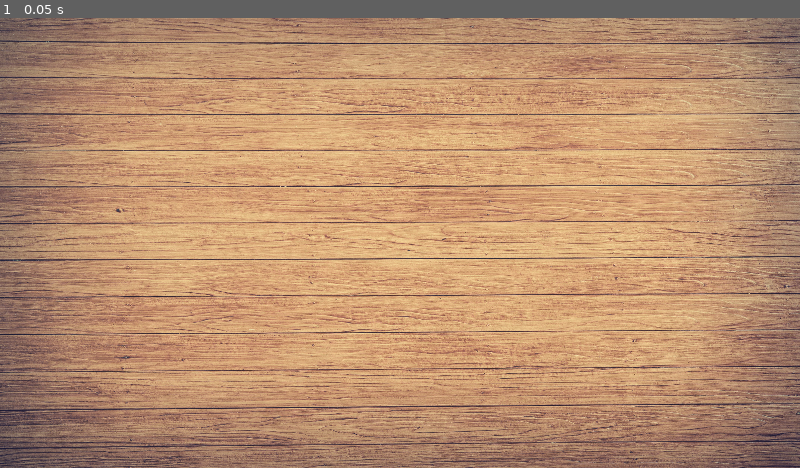
Above: before the commit, frame 1.
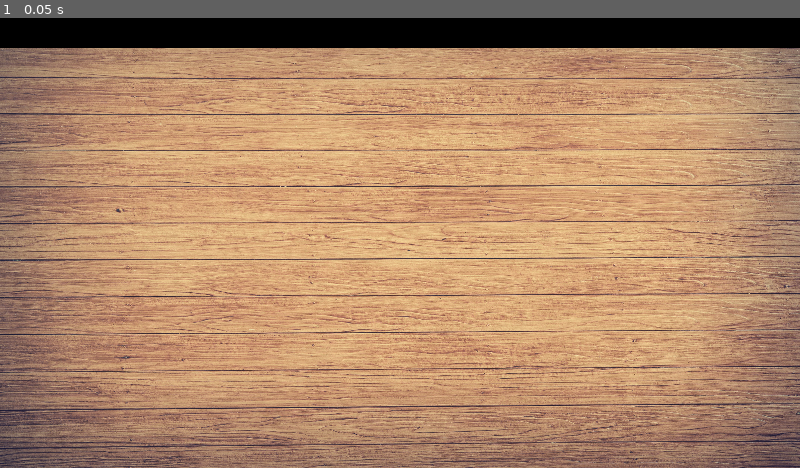
Above: after the commit, the same moment.

Repository: ryanabx/tabletop-engine
Game: Godot game, scene res://src/scenes/screens/tabletop.tscn
The game is run twice, just before and just after one commit, with the same random seed, the same clock (stepped at 60 frames per second) and the same inputs. The project has no main scene, so this scene is started directly. The engine's default icon, where the game draws it, is replaced by a stand-in: a white triangle on a blue panel in a dark square.
Inputs:
- Up to frame 1 (0.05 s): no input

The runs differ from the first frame. In frame 1, 6.7% of the frame differs, in the area x 0-100%, y 0-7%.
Error before the commit: Invalid access to property or key 'name' on a base object of type 'Dictionary'. (res://src/scripts/screens/tabletop.gd:65)
Error after the commit: Invalid access to property or key 'name' on a base object of type 'Dictionary'. (res://src/scripts/screens/tabletop.gd:66)

Commit message:
commmit before all hell breaks loose

Diff:
--- a/project.godot
+++ b/project.godot
@@ -26,6 +26,24 @@
 window/size/resizable=false
 window/stretch/mode="canvas_items"
 
+[input]
+
+game_select={
+"deadzone": 0.5,
+"events": [Object(InputEventMouseButton,"resource_local_to_scene":false,"resource_name":"","device":-1,"window_id":0,"alt_pressed":false,"shift_pressed":false,"ctrl_pressed":false,"meta_pressed":false,"button_mask":0,"position":Vector2(0, 0),"global_position":Vector2(0, 0),"factor":1.0,"button_index":1,"canceled":false,"pressed":false,"double_click":false,"script":null)
+]
+}
+game_menu={
+"deadzone": 0.5,
+"events": [Object(InputEventMouseButton,"resource_local_to_scene":false,"resource_name":"","device":-1,"window_id":0,"alt_pressed":false,"shift_pressed":false,"ctrl_pressed":false,"meta_pressed":false,"button_mask":0,"position":Vector2(0, 0),"global_position":Vector2(0, 0),"factor":1.0,"button_index":3,"canceled":false,"pressed":false,"double_click":false,"script":null)
+]
+}
+game_select_stack={
+"deadzone": 0.5,
+"events": [Object(InputEventMouseButton,"resource_local_to_scene":false,"resource_name":"","device":-1,"window_id":0,"alt_pressed":false,"shift_pressed":false,"ctrl_pressed":false,"meta_pressed":false,"button_mask":0,"position":Vector2(0, 0),"global_position":Vector2(0, 0),"factor":1.0,"button_index":2,"canceled":false,"pressed":false,"double_click":false,"script":null)
+]
+}
+
 [rendering]
 
 renderer/rendering_method="gl_compatibility"
--- a/src/scenes/screens/tabletop.tscn
+++ b/src/scenes/screens/tabletop.tscn
@@ -1,8 +1,9 @@
-[gd_scene load_steps=4 format=3 uid="uid://bd0t8uq0xv6wr"]
+[gd_scene load_steps=5 format=3 uid="uid://bd0t8uq0xv6wr"]
 
 [ext_resource type="Texture2D" uid="uid://cbpxdhvy0dyht" path="res://src/assets/wood-background.jpg" id="1_488j0"]
 [ext_resource type="Script" path="res://src/scripts/screens/tabletop.gd" id="1_cv5do"]
 [ext_resource type="Script" path="res://src/scripts/game_objects/game_board.gd" id="2_lhyvx"]
+[ext_resource type="PackedScene" uid="uid://ma7a666pl2us" path="res://src/scenes/ui/user_interface.tscn" id="4_7raef"]
 
 [node name="Tabletop" type="Node"]
 script = ExtResource("1_cv5do")
@@ -21,3 +22,8 @@
 scale = Vector2(0.300752, 0.254237)
 texture = ExtResource("1_488j0")
 metadata/_edit_lock_ = true
+
+[node name="UiLayer" type="CanvasLayer" parent="."]
+layer = 100
+
+[node name="UserInterface" parent="UiLayer" instance=ExtResource("4_7raef")]
--- /dev/null
+++ b/src/scenes/ui/user_interface.tscn
@@ -0,0 +1,36 @@
+[gd_scene load_steps=2 format=3 uid="uid://ma7a666pl2us"]
+
+[ext_resource type="Script" path="res://src/scripts/ui/user_interface.gd" id="1_u2rch"]
+
+[node name="UserInterface" type="Control"]
+layout_mode = 3
+anchors_preset = 15
+anchor_right = 1.0
+anchor_bottom = 1.0
+grow_horizontal = 2
+grow_vertical = 2
+script = ExtResource("1_u2rch")
+
+[node name="PanelContainer" type="PanelContainer" parent="."]
+layout_mode = 1
+anchors_preset = 10
+anchor_right = 1.0
+offset_bottom = 48.0
+grow_horizontal = 2
+
+[node name="ColorRect" type="ColorRect" parent="PanelContainer"]
+layout_mode = 2
+color = Color(0, 0, 0, 1)
+
+[node name="MarginContainer" type="MarginContainer" parent="PanelContainer"]
+layout_mode = 2
+theme_override_constants/margin_left = 10
+theme_override_constants/margin_top = 2
+theme_override_constants/margin_right = 10
+theme_override_constants/margin_bottom = 2
+
+[node name="HBoxContainer" type="HBoxContainer" parent="PanelContainer/MarginContainer"]
+layout_mode = 2
+
+[node name="GameLabel" type="Label" parent="PanelContainer/MarginContainer/HBoxContainer"]
+layout_mode = 2
--- a/src/scripts/game_objects/game_board.gd
+++ b/src/scripts/game_objects/game_board.gd
@@ -21,7 +21,7 @@
 	_handle_selections(event)
 
 func _handle_right_clicks(event: InputEvent) -> void:
-	if event is InputEventMouseButton and event.button_index == MOUSE_BUTTON_RIGHT and not event.pressed:
+	if Input.is_action_just_pressed("game_menu"):
 		if get_rclick_menu() == null:
 			if has_selected_object(): # Flip object
 				print("Flip!")
@@ -38,33 +38,31 @@
 						create_right_click_menu_stack(get_viewport().get_mouse_position(), _highlighted_object)
 				else:
 					print("Nothing to right click")
-	elif event is InputEventMouseButton and get_rclick_menu() != null and (event.button_index == MOUSE_BUTTON_LEFT or event.button_index == MOUSE_BUTTON_MIDDLE):
+	elif get_rclick_menu() != null and (Input.is_action_pressed("game_select") or Input.is_action_pressed("game_select_stack")):
 		if not get_rclick_menu().get_global_rect().has_point(get_rclick_menu().get_global_mouse_position()):
 			destroy_rclick_menu()
 
 func _handle_selections(event: InputEvent) -> void:
-	if event is InputEventMouseButton:
-		if event.button_index == MOUSE_BUTTON_LEFT or event.button_index == MOUSE_BUTTON_MIDDLE:
-			if event.pressed:
-				var obj_selection: GameObject = _get_overlapping_object(event.position)
-				if obj_selection:
-					if obj_selection.get_state() == GameObject.STATE.STACKED and event.button_index == MOUSE_BUTTON_MIDDLE:
-						_stack_select_object(obj_selection)
-					elif obj_selection.get_state() == GameObject.STATE.STACKED:
-						obj_selection = obj_selection.get_obj_stack().release_top_of_stack()
-						_select_object(obj_selection)
-					elif obj_selection.get_state() == GameObject.STATE.IN_HAND:
-						print("In hand")
-						_select_object_from_hand(obj_selection)
-					else:
-						_select_object(obj_selection)
+	if Input.is_action_just_pressed("game_select") or Input.is_action_just_pressed("game_select_stack") and not get_selected_object():
+		var obj_selection: GameObject = _get_overlapping_object(event.position)
+		if obj_selection:
+			if obj_selection.get_state() == GameObject.STATE.STACKED and Input.is_action_pressed("game_select_stack"):
+				_stack_select_object(obj_selection)
+			elif obj_selection.get_state() == GameObject.STATE.STACKED:
+				obj_selection = obj_selection.get_obj_stack().release_top_of_stack()
+				_select_object(obj_selection)
+			elif obj_selection.get_state() == GameObject.STATE.IN_HAND:
+				print("In hand")
+				_select_object_from_hand(obj_selection)
 			else:
-				if get_selected_object():
-					if get_selected_object().get_state() == GameObject.STATE.STCK_SLCT:
-						_release_stack_selection()
-					elif get_selected_object().get_state() == GameObject.STATE.SELECTED:
-						print("Releasing selection")
-						_release_selection()
+				_select_object(obj_selection)
+	elif (Input.is_action_just_released("game_select") and not Input.is_action_pressed("game_select_stack")) or (Input.is_action_just_released("game_select_stack")  and not Input.is_action_pressed("game_select")):
+		if get_selected_object():
+			if get_selected_object().get_state() == GameObject.STATE.STCK_SLCT:
+				_release_stack_selection()
+			elif get_selected_object().get_state() == GameObject.STATE.SELECTED:
+				print("Releasing selection")
+				_release_selection()
 
 func _get_overlapping_object(point: Vector2) -> GameObject:
 	var game_objects = get_tree().get_nodes_in_group("game_object")
@@ -139,7 +137,7 @@
 				_stack_stack_to_object(get_selected_object().get_obj_stack(), _current_stackable_object)
 			get_selected_object().make_stacked()
 			_current_stackable_object.make_stacked()
-			get_selected_object().stack_deselect()
+		get_selected_object().stack_deselect()
 	_grab_offset = Vector2.ZERO
 	set_selected_object(null)
 
@@ -204,15 +202,18 @@
 	_check_move_stack()
 
 func _check_move_selected_object() -> void:
-	if get_selected_object() != null and get_selected_object().get_state() == GameObject.STATE.SELECTED and (Input.is_mouse_button_pressed(MOUSE_BUTTON_LEFT) or Input.is_mouse_button_pressed(MOUSE_BUTTON_MIDDLE)):
+	if get_selected_object() != null and get_selected_object().get_state() == GameObject.STATE.SELECTED and (Input.is_action_pressed("game_select") or Input.is_action_pressed("game_select_stack")):
+
 		get_selected_object().position = get_global_mouse_position() + _grab_offset
+		get_selected_object().position = get_selected_object().position.clamp(get_viewport().get_visible_rect().position, get_viewport().get_visible_rect().position + get_viewport().get_visible_rect().size)
 		_check_stacking(false)
 		_check_over_hand(false)
 
 func _check_move_stack() -> void:
-	if get_selected_object() != null and Input.is_mouse_button_pressed(MOUSE_BUTTON_MIDDLE):
+	if get_selected_object() != null and Input.is_action_pressed("game_select_stack"):
 		if get_selected_object().get_state() == GameObject.STATE.STCK_SLCT:
 			get_selected_object().get_obj_stack().position = get_global_mouse_position() + _grab_offset
+			get_selected_object().get_obj_stack().position = get_selected_object().get_obj_stack().position.clamp(get_viewport().get_visible_rect().position, get_viewport().get_visible_rect().position + get_viewport().get_visible_rect().size)
 			get_selected_object().get_obj_stack().stack_moved()
 			_check_stacking(true)
 			_check_over_hand(true)
--- a/src/scripts/screens/tabletop.gd
+++ b/src/scripts/screens/tabletop.gd
@@ -12,6 +12,7 @@
 
 @export var player_id: int = 0
 @onready var game_board: GameBoard = $GameBoard
+@onready var user_interface: UserInterface = $UiLayer/UserInterface
 
 var _game_object_scene = preload("res://src/scenes/game_objects/game_object.tscn")
 var _stack_scene = preload("res://src/scenes/game_objects/stack.tscn")
@@ -63,6 +64,7 @@
 
 func _set_up_config(conf: Dictionary) -> void:
 	_set_game_name(conf.name)
+	user_interface.set_game_name(conf.name)
 	_set_game_bg(Utils.load_texture_from_string(conf.background, conf.image_dir))
 
 func _set_up_board(board: Dictionary, objects: Dictionary) -> void:
--- /dev/null
+++ b/src/scripts/ui/user_interface.gd
@@ -0,0 +1,7 @@
+class_name UserInterface
+extends Control
+
+@onready var _game_label = $PanelContainer/MarginContainer/HBoxContainer/GameLabel
+
+func set_game_name(_game: String):
+	_game_label.text = "Game: " + _game
